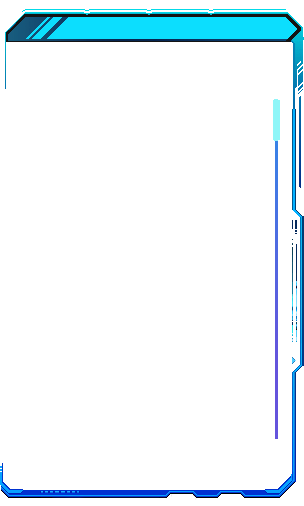
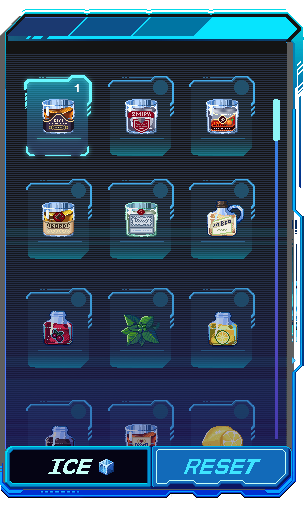
Revision of a layered 304x506 image; what changed, layer by layer:
added group "Group 45" with 216 layers above "배경" over [0, 16, 297, 498]
showed group "그룹 26" (24 layers), moved it into group "Group 45" over [7, 17, 297, 39]
moved "Group 39" into group "Group 45" over [0, 16, 297, 498]
showed group "그룹 25" (16 layers) over [5, 446, 292, 489]
showed "그레이디언트 칠 9", painted on it over [6, 124, 286, 460]
showed group "Group 42" (158 layers) over [0, 45, 294, 498]
added layer "Layer 958" in group "Group 12 copy 22" over [45, 426, 75, 461]
added layer "Layer 957" in group "Group 12 copy 21" over [202, 426, 243, 454]
added layer "Layer 956" in group "Group 12 copy 20" over [125, 424, 158, 459]
added layer "Layer 955" in group "Group 12 copy 19" over [43, 311, 73, 346]
added layer "Layer 954" in group "Group 12 copy 18" over [208, 312, 238, 347]
added layer "Layer 953" in group "Group 12 copy 17" over [121, 314, 160, 347]
added layer "Layer 952" in group "Group 12 copy 16" over [42, 202, 75, 237]
added layer "Layer 951" in group "Group 12 copy 15" over [207, 200, 244, 237]
added layer "Layer 950" in group "Group 12 copy 14" over [125, 202, 158, 237]
added layer "Layer 949" in group "Group 12 copy 13" over [206, 99, 239, 134]
added layer "Layer 948" in group "Group 12 copy 12" over [125, 99, 158, 134]
added layer "Layer 947" in group "Group 12 copy 11" over [42, 99, 75, 134]
showed "그룹 30" over [5, 16, 288, 461]
showed "Layer 705 복사" over [0, 16, 294, 498]
